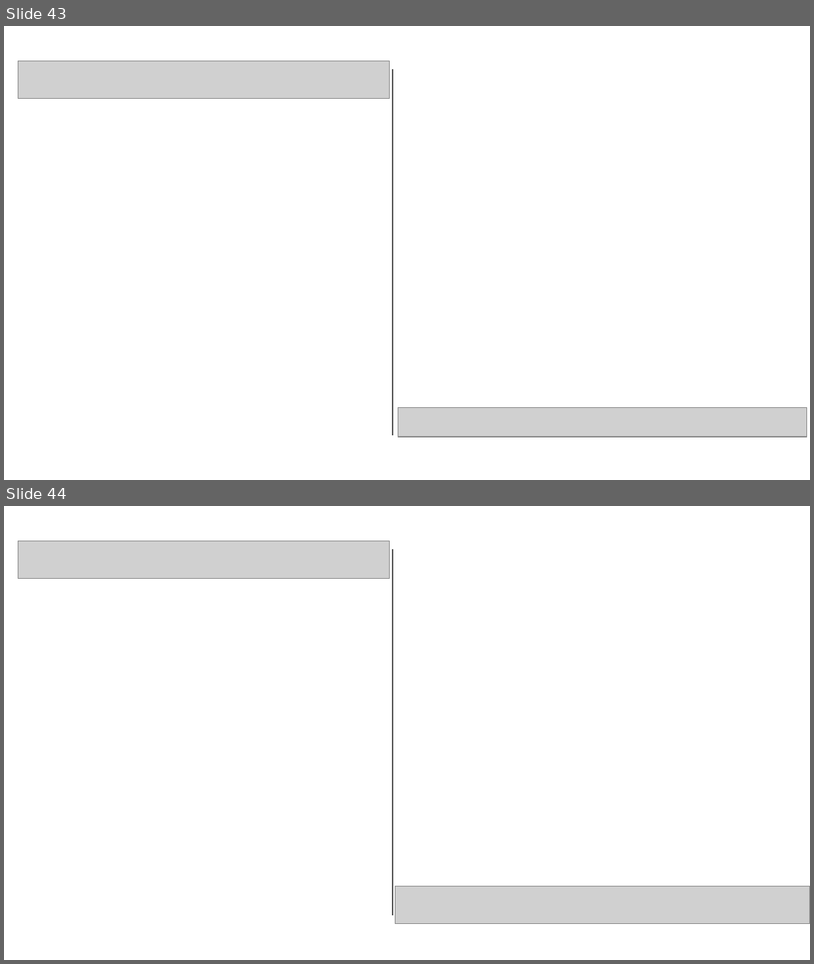
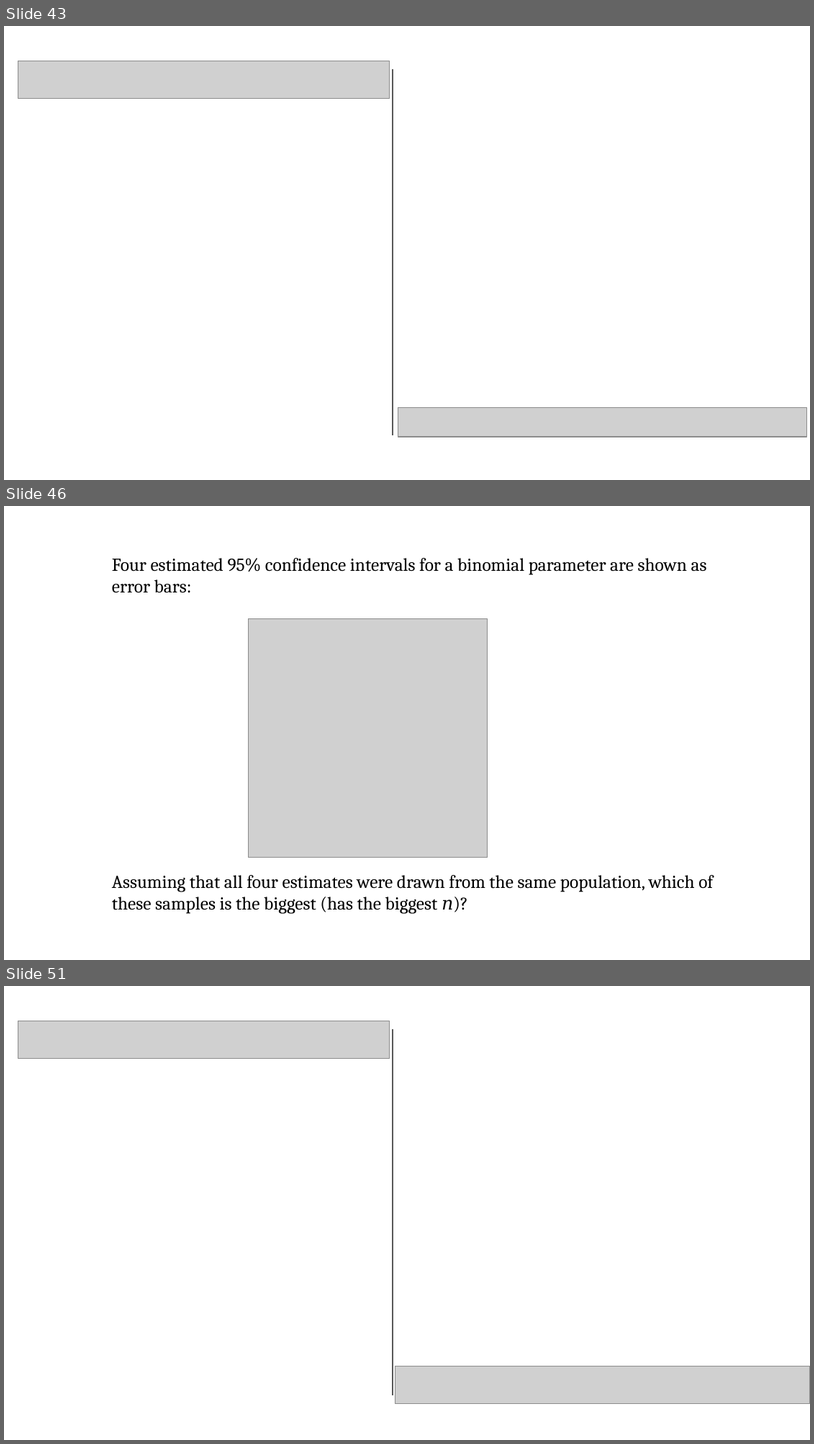
Before and after one commit to pvermees/geostats, a slide deck: slides/quizzes.odp. Shown one above the other, each under a label of ours: slides 43 and 44 before the commit, slides 43, 46 and 51 after it; the slides between them are not shown. The pictures are 814x964 and 814x1444 pixels, drawn with LibreOffice and Linux fonts; fonts in the diff are those of the drawing; grey boxes stand for pictures. Boxes give left, top, right and bottom in pixels: in the first picture for what was removed or moved away, otherwise in the second. Text is boxed around its words. In the diff, an @@ line names an element or a change of style, - is before the commit and + after.

Commit message:
Added exercises for third binomial lecture

```diff
--- a/slides/quizzes.odp
+++ b/slides/quizzes.odp
@@ slide 46 added at [4, 506, 810, 960], background #FFFFFF @@
@@ text added at [112, 558, 707, 592], 18 pt, text #000000 @@
+Four estimated 95% confidence intervals for a binomial parameter are shown as error bars:
@@ picture added at [249, 619, 489, 858] @@
@@ text added at [112, 875, 713, 914], 18 pt, text #000000 @@
+Assuming that all four estimates were drawn from the same population, which of these samples is the biggest (has the biggest 𝑛)?
@@ what was slide 44 is now slide 51 @@
```
Also in this commit, not shown: 6 other slides added, 2 other files.
